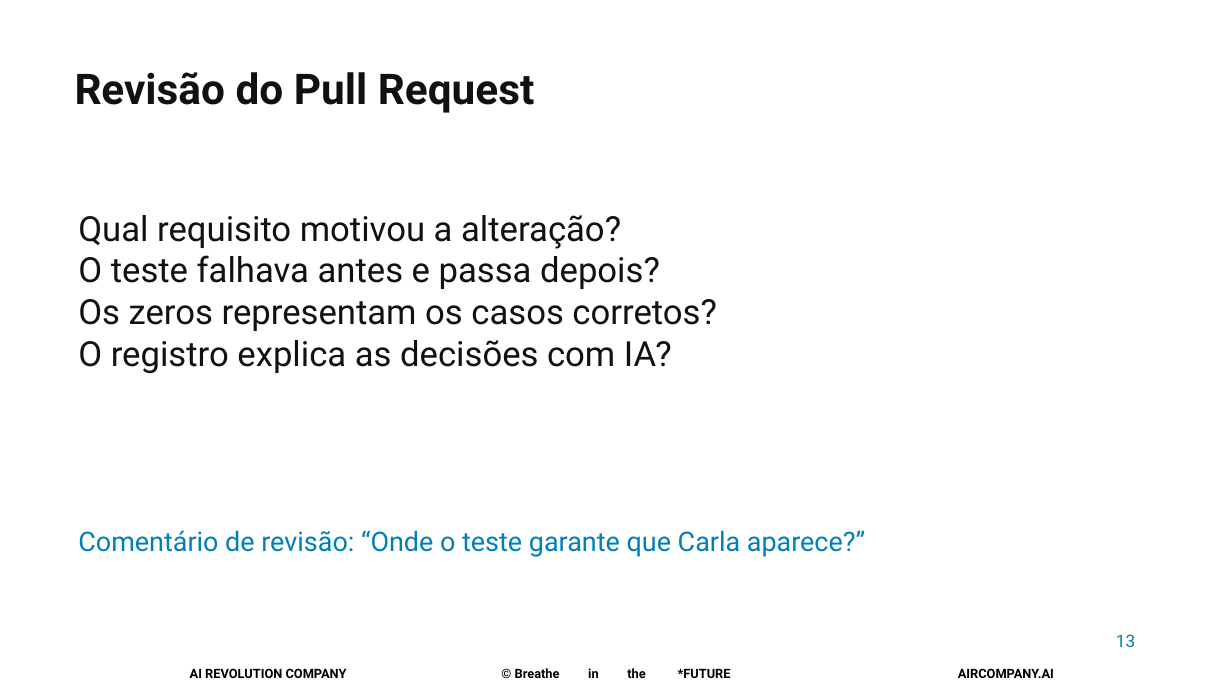
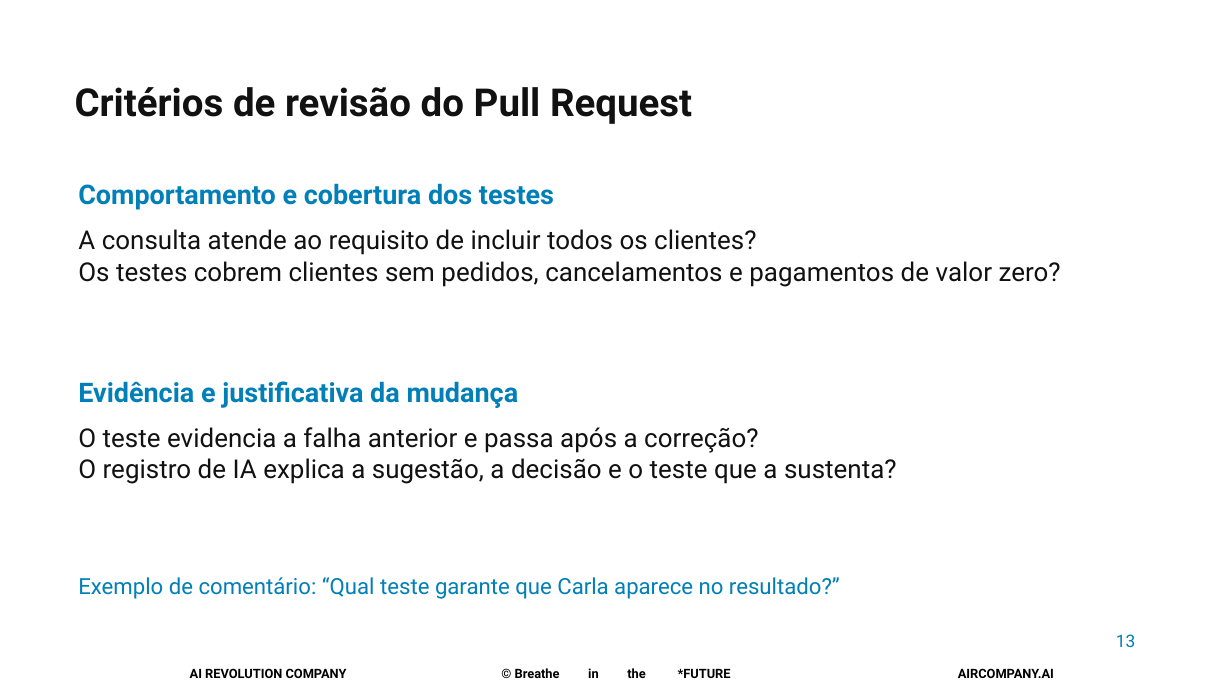
Before and after one commit to pedropalmieri/workshop4-pr-sql-ia, a slide deck: slide 13 of materiais/Workshop4-19nov2026.pptx. Drawn at 1232x693 pixels with LibreOffice and Linux fonts; fonts in the diff are those of the drawing; background and template pictures are left out. Boxes give left, top, right and bottom in pixels: in the first picture for what was removed or moved away, otherwise in the second. Text is boxed around its words. In the diff, an @@ line names an element or a change of style, - is before the commit and + after.

```diff
--- a/materiais/Workshop4-19nov2026.pptx
+++ b/materiais/Workshop4-19nov2026.pptx
@@ text at box(75, 87, 692, 124): text changed; size 33 to 30 pt @@
-Revisão do Pull Request
+Critérios de revisão do Pull Request
@@ text added at box(78, 183, 554, 210), 21 pt, text #007FB8, bold @@
+Comportamento e cobertura dos testes
@@ text removed at box(78, 215, 716, 374) @@
-Qual requisito motivou a alteração?
-O teste falhava antes e passa depois?
-Os zeros representam os casos corretos?
-O registro explica as decisões com IA?
@@ text added at box(78, 229, 1061, 287), 20.2 pt, text #111111 @@
+A consulta atende ao requisito de incluir todos os clientes?
+Os testes cobrem clientes sem pedidos, cancelamentos e pagamentos de valor zero?
@@ text added at box(78, 381, 519, 408), 21 pt, text #007FB8, bold @@
+Evidência e justificativa da mudança
@@ text added at box(78, 427, 897, 484), 20.2 pt, text #111111 @@
+O teste evidencia a falha anterior e passa após a correção?
+O registro de IA explica a sugestão, a decisão e o teste que a sustenta?
@@ text at box(78, 577, 840, 599): text changed; size 21 to 17.2 pt @@
-Comentário de revisão: “Onde o teste garante que Carla aparece?”
+Exemplo de comentário: “Qual teste garante que Carla aparece no resultado?”
```
Also in this commit, not shown: 6 other slides changed, 7 slides added, 7 slides removed.
